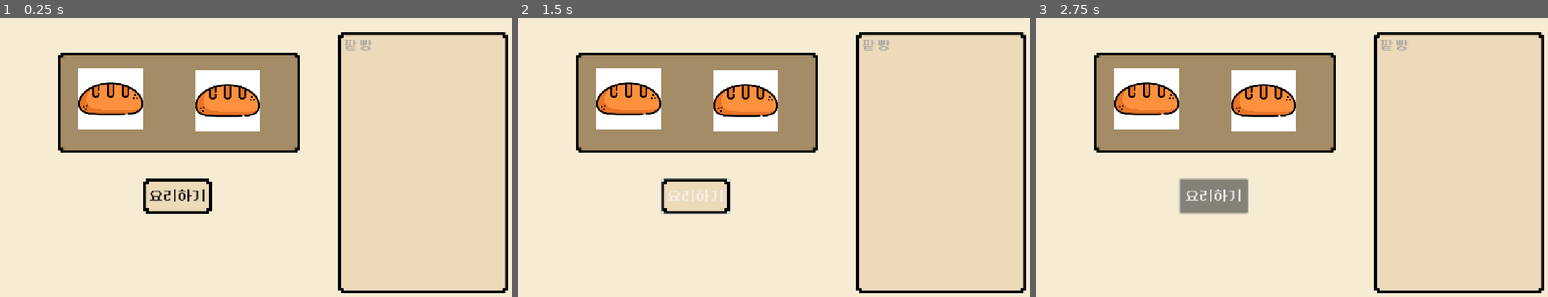
Above: before the commit, frames 1-3 (left to right).
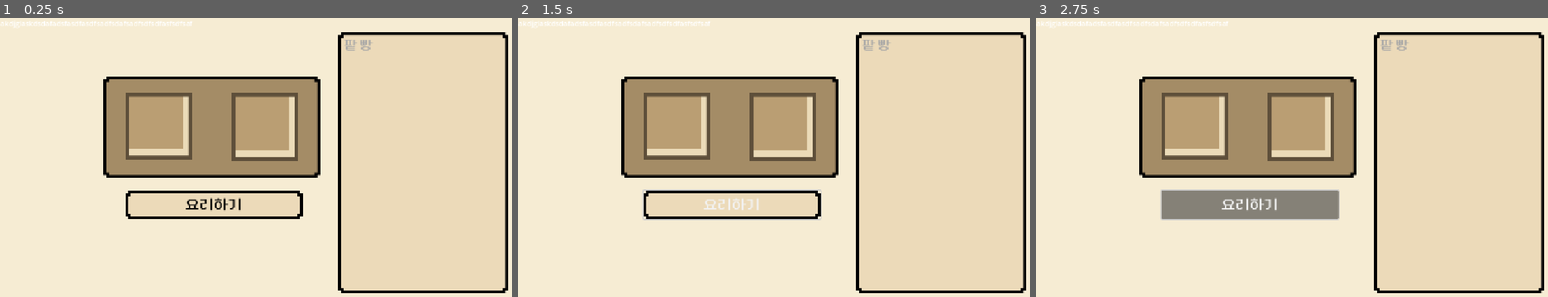
Above: after the commit, the same moments.

Repository: kjh0209/Leadership_3
Game: Godot game, scene res://node_2d.tscn
Same seed, same stepped clock (60 frames per second), same inputs: the game is played once before the commit and once after it. The engine's default icon, where the game draws it, is replaced by a stand-in: a white triangle on a blue panel in a dark square.
Inputs (mouse positions are in pixels of both pictures, inside the frame that each line leads up to):
- Up to frame 1 (0.25 s): no input
- Up to frame 2 (1.5 s): click "요리하기" at 0.5 s; click (528, 26) at 1.25 s
- Up to frame 3 (2.75 s): click "요리하기" at 2 s

The runs differ from the first frame. In frame 1, 21% of the frame differs, in the area x 0-63%, y 1-73%; in frame 2, 21%; in frame 3, 21%.

Commit message:
sprite 추가하고 UI 배치 변경

Diff:
--- a/CookGame/GameManager.gd
+++ b/CookGame/GameManager.gd
@@ -5,6 +5,7 @@
 var data = {}
 var nameList = []
 var inventory = []
+var gold = 0
 
 
 func _ready():
--- a/CookGame/node_2d.tscn
+++ b/CookGame/node_2d.tscn
@@ -5,11 +5,11 @@
 [ext_resource type="Texture2D" uid="uid://b58pbdylslbck" path="res://Textures/Theme/BG3.png" id="2_ir8iy"]
 [ext_resource type="Script" uid="uid://d2mm50bexr40m" path="res://cook.gd" id="2_kdubu"]
 [ext_resource type="FontFile" uid="uid://dhlq570ffpyfq" path="res://Fonts/neodgm.ttf" id="3_ir8iy"]
-[ext_resource type="Texture2D" uid="uid://8x7jy1io6v5e" path="res://Textures/빵.png" id="3_kdubu"]
 [ext_resource type="Script" uid="uid://do2dblpuqjh6c" path="res://ingredient_1.gd" id="3_q6r6c"]
 [ext_resource type="Script" uid="uid://bgbjofnb3vrmy" path="res://item_list.gd" id="4_0hol4"]
 [ext_resource type="Texture2D" uid="uid://b54ngqj7dc1fj" path="res://Textures/Theme/BG2.png" id="4_hqns4"]
 [ext_resource type="Theme" uid="uid://dnawi8f8f3u6t" path="res://Textures/Theme/ItemList.tres" id="5_kdubu"]
+[ext_resource type="Texture2D" uid="uid://db1sv5e6ni2nr" path="res://Textures/Theme/EmptyBG (2).png" id="7_ir8iy"]
 
 [sub_resource type="StyleBoxTexture" id="StyleBoxTexture_x0ka3"]
 texture = ExtResource("4_hqns4")
@@ -48,10 +48,10 @@
 [node name="NinePatchRect" type="NinePatchRect" parent="CanvasLayer/UI1"]
 layout_mode = 1
 anchors_preset = -1
-anchor_left = 0.111111
-anchor_top = 0.117284
-anchor_right = 0.581597
-anchor_bottom = 0.464506
+anchor_left = 0.2
+anchor_top = 0.2
+anchor_right = 0.62
+anchor_bottom = 0.55
 texture = ExtResource("2_ir8iy")
 patch_margin_left = 12
 patch_margin_top = 12
@@ -62,10 +62,10 @@
 [node name="cookButton" type="Button" parent="CanvasLayer/UI1"]
 layout_mode = 1
 anchors_preset = -1
-anchor_left = 0.277778
-anchor_top = 0.554012
-anchor_right = 0.409722
-anchor_bottom = 0.672839
+anchor_left = 0.242188
+anchor_top = 0.594136
+anchor_right = 0.585938
+anchor_bottom = 0.692901
 grow_horizontal = 2
 grow_vertical = 2
 theme = ExtResource("2_4d7sh")
@@ -78,12 +78,15 @@
 [node name="Ingredient1" type="TextureRect" parent="CanvasLayer/UI1"]
 layout_mode = 1
 anchors_preset = -1
-anchor_left = 0.151042
-anchor_top = 0.171296
-anchor_right = 0.27691
-anchor_bottom = 0.384259
+anchor_left = 0.242188
+anchor_top = 0.256173
+anchor_right = 0.372396
+anchor_bottom = 0.487654
+offset_top = 1.52588e-05
+offset_bottom = 3.05176e-05
+grow_horizontal = 2
 grow_vertical = 2
-texture = ExtResource("3_kdubu")
+texture = ExtResource("7_ir8iy")
 expand_mode = 1
 script = ExtResource("3_q6r6c")
 metadata/_edit_use_anchors_ = true
@@ -91,13 +94,15 @@
 [node name="Ingredient2" type="TextureRect" parent="CanvasLayer/UI1"]
 layout_mode = 1
 anchors_preset = -1
-anchor_left = 0.377604
-anchor_top = 0.177469
-anchor_right = 0.503472
-anchor_bottom = 0.390432
+anchor_left = 0.447917
+anchor_top = 0.256173
+anchor_right = 0.581597
+anchor_bottom = 0.488
+offset_right = -4.0
+offset_bottom = 3.0
 grow_horizontal = 2
 grow_vertical = 2
-texture = ExtResource("3_kdubu")
+texture = ExtResource("7_ir8iy")
 expand_mode = 1
 script = ExtResource("3_q6r6c")
 metadata/_edit_use_anchors_ = true
@@ -127,6 +132,12 @@
 script = ExtResource("4_0hol4")
 metadata/_edit_use_anchors_ = true
 
+[node name="Label" type="Label" parent="CanvasLayer/UI1"]
+layout_mode = 0
+offset_right = 40.0
+offset_bottom = 23.0
+text = "akdjglaskdsdafadsfasdfasdfsadfsdafsadfsdfsdfasfsdfsaf"
+
 [node name="UI2" type="Control" parent="CanvasLayer"]
 visible = false
 layout_mode = 3
--- a/CookGame/temp.tscn
+++ b/CookGame/temp.tscn
@@ -1,8 +1,9 @@
-[gd_scene load_steps=4 format=3 uid="uid://5obqi37v1qvj"]
+[gd_scene load_steps=5 format=3 uid="uid://5obqi37v1qvj"]
 
 [ext_resource type="Texture2D" uid="uid://rgiqha68di37" path="res://Textures/Images/UI구성.png" id="1_pippe"]
 [ext_resource type="Theme" uid="uid://dnawi8f8f3u6t" path="res://Textures/Theme/ItemList.tres" id="2_ufh25"]
 [ext_resource type="Theme" uid="uid://3bbwdjn4jmgq" path="res://Textures/Theme/ItemListTest.tres" id="3_k81e3"]
+[ext_resource type="Texture2D" uid="uid://d1hjoiopo665p" path="res://Textures/foods.png" id="4_f68d1"]
 
 [node name="temp" type="Node2D"]
 
@@ -14,7 +15,7 @@
 [node name="ColorRect" type="ColorRect" parent="."]
 offset_right = 40.0
 offset_bottom = 40.0
-color = Color(0.643137, 0.54902, 0.4, 1)
+color = Color(0.921569, 0.858824, 0.721569, 1)
 
 [node name="ItemList" type="ItemList" parent="."]
 offset_left = 272.0
@@ -33,3 +34,9 @@
 theme = ExtResource("3_k81e3")
 item_count = 1
 item_0/text = "빵"
+
+[node name="Sprite2D" type="Sprite2D" parent="."]
+position = Vector2(72, -45)
+texture = ExtResource("4_f68d1")
+region_enabled = true
+region_rect = Rect2(0, 0, 24, 24)
Binary file added: CookGame/Textures/Images/Buyshop.png
Binary file added: CookGame/Textures/Theme/Button1.png
Binary file added: CookGame/Textures/Theme/EmptyBG (2).png
Binary file added: CookGame/Textures/Theme/EmptyBG.png
Binary file added: CookGame/Textures/foods.png
